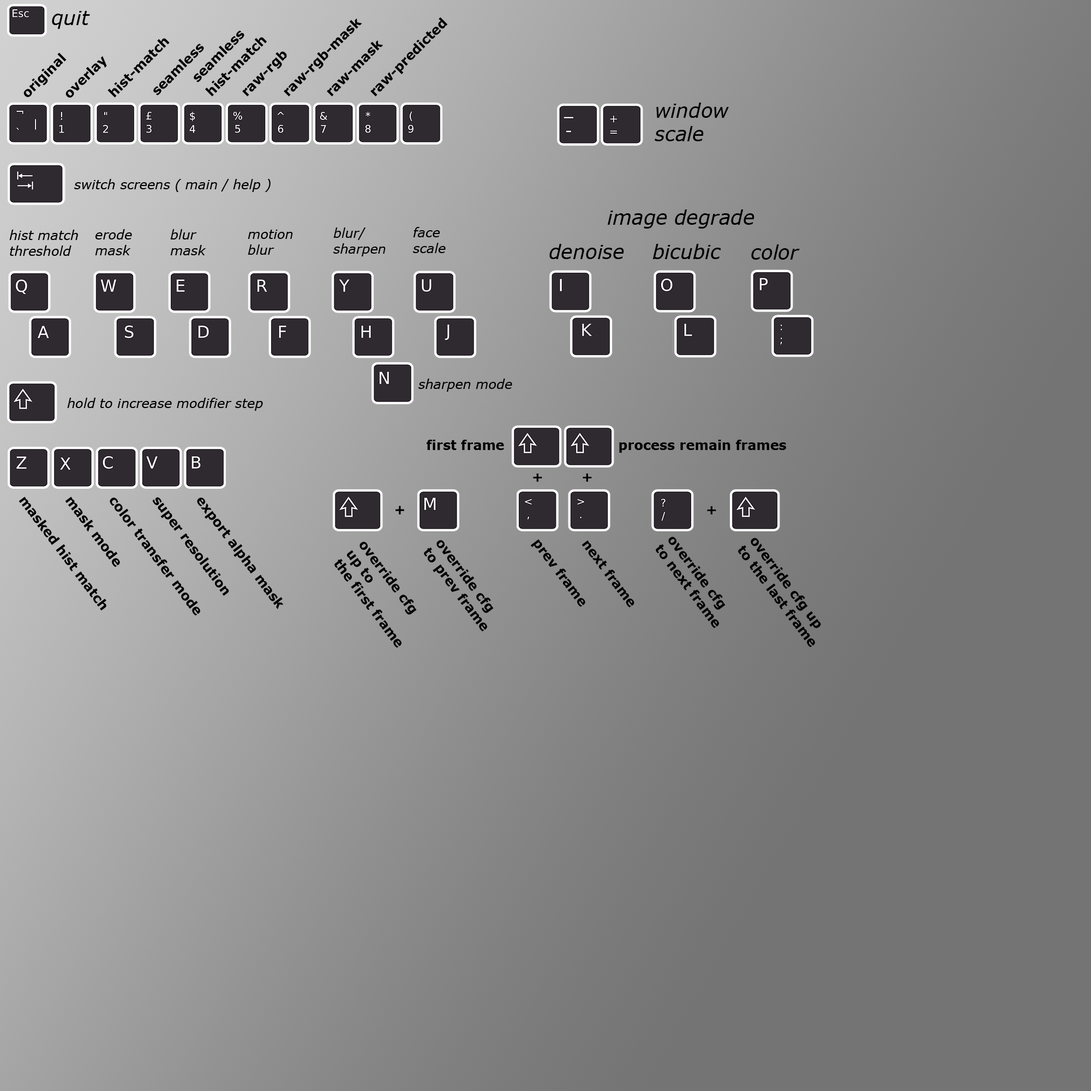
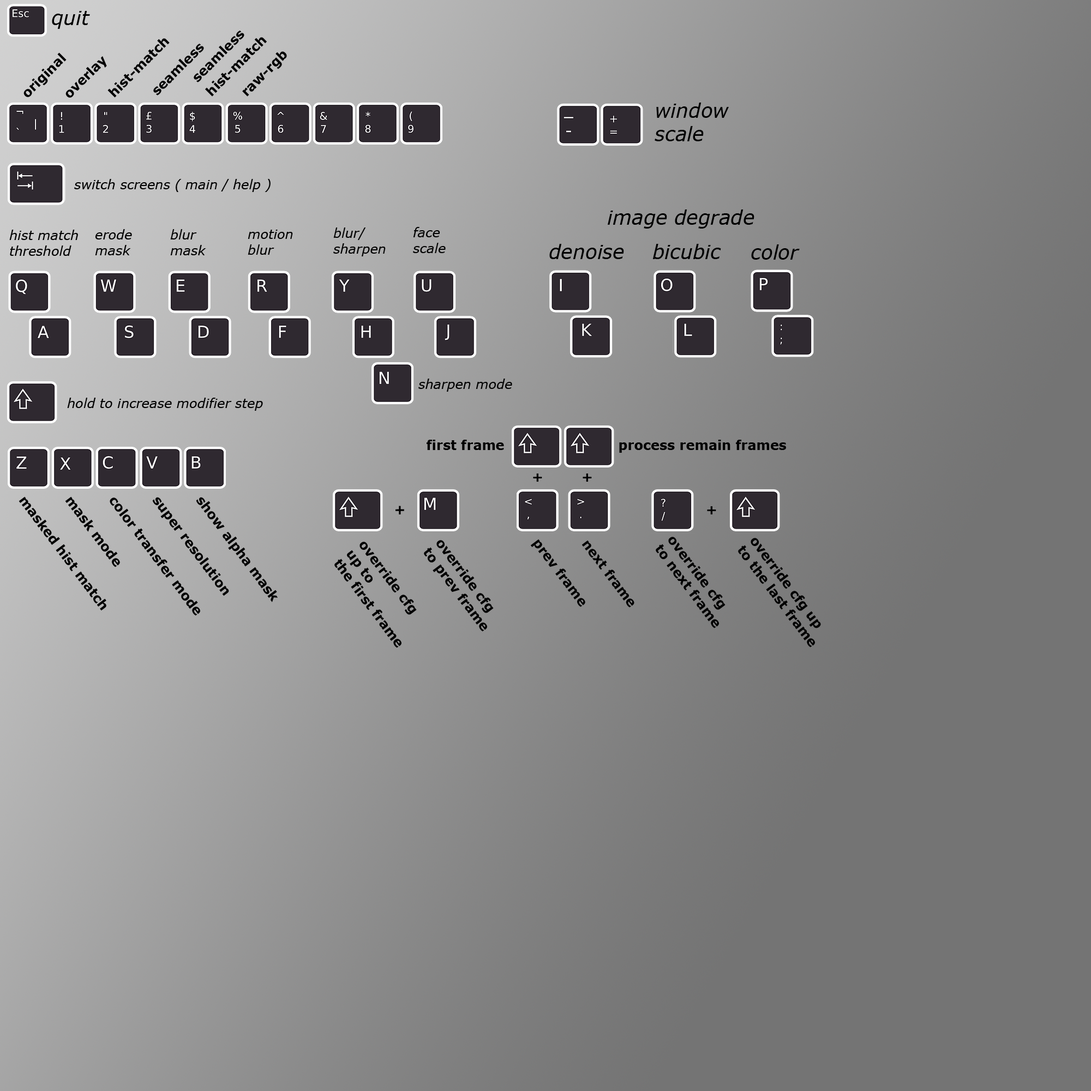
The second 1091 × 1091 image is a revision of the first. Changes to its layers:
hid "raw-predicted" over [370, 16, 449, 97]
hid "raw-mask" over [326, 39, 384, 97]
hid "raw-rgb-mask" over [283, 18, 363, 97]
renamed "export alpha mask" to "show alpha mask", painted on it over [195, 497, 284, 610]
